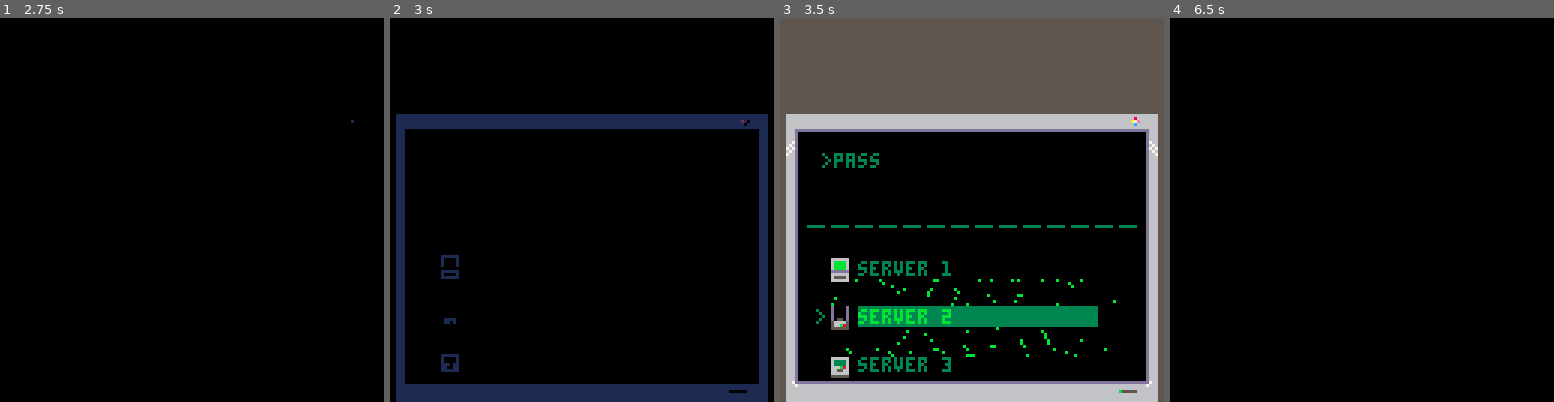
Above: before the commit, frames 1-4 (left to right).
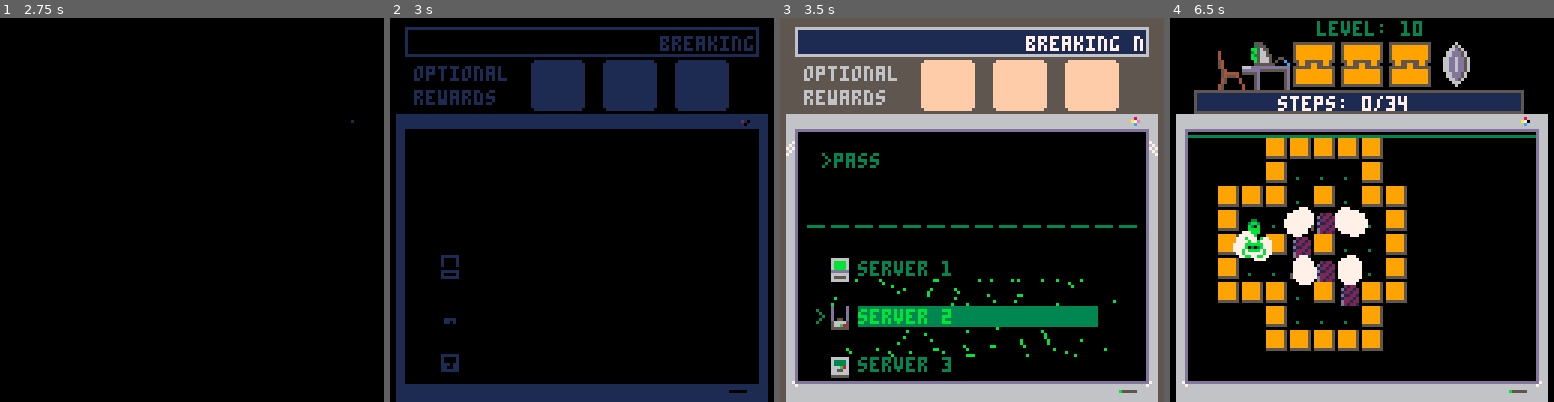
Above: after the commit, the same moments.

Repository: jacobneal65/sokovirus-pico8
Game: PICO-8 cartridge mysoko.p8
The game is run twice, just before and just after one commit, with the same random seed, the same clock (stepped at 60 frames per second) and the same inputs.
Inputs:
- Up to frame 1 (2.75 s): tap O (Z key) at 0.33, 0.7, 1.43, 2.22 s; tap X (X key) at 1.07, 2.07, 2.4, 2.73 s; hold Left 1.97-2.37 s; hold Down from 2.42 s (still down)
- Up to frame 2 (3 s): release Down at 2.82 s; hold Right from 2.87 s (still down)
- Up to frame 3 (3.5 s): keep holding Right; tap X (X key) at 3.07, 3.4 s; tap O (Z key) at 3.1 s
- Up to frame 4 (6.5 s): release Right at 3.53 s; hold Up 3.58-4.08 s; tap X (X key) every 0.33 s from 3.73 to 6.4 s; tap O (Z key) at 3.98, 4.87, 5.75 s; hold Right 4.13-4.53 s; hold Down 4.58-5.08 s; hold Left 5.13-5.8 s; hold Up 5.85-6.18 s; hold Left from 6.23 s (still down)

Frame 1 is identical in both runs. In frame 2, 8.5% of the frame differs, in the area x 3-97%, y 2-25%; in frame 3, 14%; in frame 4, 39%, in the area x 1-99%, y 0-100%.

Commit message:
Acheivement work

Diff:
--- a/mysoko.p8
+++ b/mysoko.p8
@@ -14,7 +14,7 @@
 	--screen shake variables
 	intensity = 0
 	shake_control = 2
-	ground_tile = 31
+	ground_tile = 49
 	goal_tile = 13
 	--game timer
 	t=0
@@ -35,6 +35,8 @@
 	--player pos per lvl
 	plx={19,37,59,73,87,106,6,22,41,54,69,86}
 	ply={9,10,12,7,10,9,25,22,22,25,21,21}
+
+	newstext = "breaking news: an unknown virus is sweeping the city. close your doors citizens!"
 
 	hubtext = {
 		{">password: **********",
@@ -72,8 +74,10 @@
 	lockpuff=0
 	locktimer=0
 	completedworlds={0,0,0}
-
-
+	acheivement={0,0,0}
+
+	steps={0,0,0,0,0,0,0,0,0,0,0,0}
+	optsteps={110,100,100,100,100,100,100,100,100,34,111,112}--optimal steps
 	slbx=nil --SLIDE BOX
 
 	--particles
@@ -90,8 +94,13 @@
 	blinkindex=1
 	menucountdown=-1
 	init_menu()
+	--used in wait function
 	wait_time=0
 	next_function=init_menu
+	coin_puff=false
+	show_coin=true
+	templvl=level
+	newsworks=true
 
 end
 
@@ -162,6 +170,27 @@
 	wait_time-=1
 
 end
+function upd_wait_level_end()
+	show_coin=false
+	if wait_time <=0 then
+		show_coin=true
+		init_hub()
+		fadeout(0.5)
+	end
+	wait_time-=1
+end
+
+function checkacheivement(world,start)
+	local give = true
+	for i = start,start+3 do
+		if steps[i]>optsteps[i] then
+			give = false
+		end
+	end
+	if give then
+		acheivement[world]=1
+	end
+end
 
 function upd_game()
 	btn_buffer()
@@ -171,16 +200,22 @@
 		if level%4 == 0 then--end of world
 			if level<5 then
 				completedworlds[1]=1
-				init_hub()
-				fadeout(0.5)
+				checkacheivement(1,1)
+				wait_time=30
+				_upd=upd_wait_level_end
+				coin_puff=true
 			elseif level<9 then
 				completedworlds[2]=1
-				init_hub()
-				fadeout(0.5)
+				checkacheivement(2,5)
+				wait_time=30
+				_upd=upd_wait_level_end
+				coin_puff=true
 			else
 				completedworlds[3]=1
-				init_hub()
-				fadeout(0.5)
+				checkacheivement(3,9)
+				wait_time=30
+				_upd=upd_wait_level_end
+				coin_puff=true
 			end
 		else
 			intensity += shake_control--set the camera to shake
@@ -320,18 +355,26 @@
 	add_ani(96,98,0,6,cam_x+3*8,cam_y+1*8,false)
 	--chord
 	add_ani(99,102,4,4,cam_x+4*8,cam_y+1*8,false)
-	--coin
-	add_grid(37,43,4,4,16*3+cam_x+5*8,cam_y+1*8,2,2)
 	--draw desk
 	sdrawgrid(45,cam_x+2*8,cam_y+1*8,3,2)
 	--lower bar
-	for x=0,15 do
-		drawspr(32,cam_x+x*8,cam_y+24,false)
-	end
+	rectfill2(cam_x+1*8,cam_y+24,13*8+6,8,5)
+	rectfill2(cam_x+1*8+1,cam_y+25,13*8+4,6,1)
+
+
+	if coin_puff then
+		particleshatter(16*3+cam_x+5*8+4,cam_y+1*8+4,{7,11,3})
+		particleshatter(16*3+cam_x+5*8+4,cam_y+1*8+4,{7,11,3})
+		particleshatter(16*3+cam_x+5*8+4,cam_y+1*8+4,{7,11,3})
+		coin_puff=false
+	end
+	if show_coin then--draw coin
+		add_grid(37,43,4,4,16*3+cam_x+5*8,cam_y+1*8,2,2)
+	end
+	drawgrids()--draw grid animations
 	drawparts()--particles
-	draw_bas_ani()
-	drawgrids()
 	drawlock()
+	draw_bas_ani()--draw non-grid animations
 end
 
 function drawbox(b)
@@ -385,7 +428,8 @@
 	rectfill2(cam_x+2,cam_y+126,16*8-4,2,6)--lower pc (prevent showing in shake)
 end
 function drawlvltitle()
-	print("level: "..level,cam_x+49,cam_y+1,3)
+	print("level: "..templvl,cam_x+49,cam_y+1,3)
+	print("steps: "..steps[templvl].."/"..optsteps[templvl],cam_x+36,cam_y+26,7)
 end
 
 --tool
@@ -445,6 +488,7 @@
 		end
 		p_wall=true
 	else
+		steps[level]+=1
 		--no wall or box
 		sfx(63)--walk sfx
 
@@ -541,6 +585,7 @@
 function restartlevel()
 	particlepuff(p_x*8,p_y*8,{7,11,3})
 	init_codeslide()
+	steps[level]=0
 end
 
 function init_codeslide()
@@ -642,7 +687,7 @@
 	if modlvl==0 then
 		lock={0,0,0}
 	end
-
+	templvl=level--set the temp level to the actual level
 		--set the state for the game
 	_upd=upd_game
 	_drw=drw_level
@@ -900,7 +945,6 @@
 
 function init_hub()
 
-	hub_shakex,hub_shakey=0,0
 	hubsel=0
 	hub_x, hub_y=0,8*(10+2*hubsel)
 	hub_oy=0
@@ -952,7 +996,7 @@
 
 function upd_wait_for_particle()
 	if #part <= 0 then
-		level=11-- (used for debuging)
+		level=10-- (used for debuging)
 		init_level()
 		fadeout()
 	end
@@ -995,13 +1039,43 @@
 	hubinput()
 end
 
+function txtscroll(txt,x,y,w,spd,c)
+	clip(x,y,w,5)--sets the clicking region of draw state
+	local len=#txt*4+w
+	local ox=(t/spd)%len
+	print(txt,x+w-ox,y,c)
+	clip()
+     end
+
 function drw_hub()
 	cls(5)
-	rectfill2(cam_x+1*8-2,cam_y+5*8-2,14*8+4,10*8+3,0)--pc background color
+
+	--news bar
+	rectfill2(1*8-3,3,14*8+6,10,6)
+	rectfill2(1*8-2,4,14*8+4,8,1)
+	if completedworlds[2]==1 then --break news server
+		print("bre0k1n8 n@w$: )(^$★+=_🐱🐱",1*8-2,6,7)
+	else
+		txtscroll(newstext,1*8-2,6,14*8+4,2,7)
+	end
+
+
+	print("optional",1*8,16,6)
+	print("rewards",1*8,24,6)
+	--Acheivements bar
+	for i=1,3 do
+		rrectfill2(((i-1)*3+6)*8-1,2*8-2,2*8+2,17,15)
+	end
+	--draw acheivement
+	for i=1,3 do
+		if acheivement[i]==1 then
+			sdrawgrid(70+i*2,((i-1)*3+6)*8,14,2,2)
+		end
+	end
+
+	rectfill2(1*8-2,5*8-2,14*8+4,10*8+3,0)--pc background color
 	map()
-	rectfill2(cam_x+2,cam_y+126,16*8-4,2,6)--lower pc (prevent showing in shake)
-	--draw coin
-	--add_grid(37,43,4,4,16*3+cam_x+5*8,cam_y+1*8,2,2)
+	rectfill2(2,126,16*8-4,2,6)--lower pc (prevent showing in shake)
 	--draw cursor
 	add_ani(2,3,3,10, 8,hub_y+hub_oy, false)
 
@@ -1019,7 +1093,7 @@
 
 		if completedworlds[i]==1 then
 			--draw server icon
-			drawspr(75+i,16,ys,false)
+			drawspr(28+i,16,ys,false)
 			--draw red cross
 			line(8*2,ys,8*3-1,ys+7,8)
 			line(8*3-1,ys,8*2,ys+7,8)
@@ -1027,7 +1101,7 @@
 			t=" [error 404]"
 		else
 			--draw bounce server icon
-			drawspr(75+i,16,ys+sin(time()),false)
+			drawspr(28+i,16,ys+sin(time()),false)
 		end
 
 
@@ -1093,6 +1167,7 @@
 		slbx.soy=-slbx.dy*8
 		slbx.ox,slbx.oy=slbx.sox,slbx.soy
 		sfx(62)--push sound
+		steps[level]+=1
 	end
 	p_t=0
 	_upd=upd_box_loop
@@ -1231,7 +1306,7 @@
 			1,--type
 			0,--radius
 			15,--age
-			{11}--,3,1}
+			col--,3,1}
 		)
 	end
 
@@ -1368,15 +1443,15 @@
 0000000000000000000000000000000000000000000000000000000000000000000000000000000000000000000000000000000000000000000000000000000000000000000000000000000000000000000000000000000000000000000000000000000000000000000000000000000000000000000000000000000000000000
 1213131313131313131313131313151400121313131313131313131313131315140012131313131313131313131313131514001213131313131313131313131313151400121313131313131313131313131315140012131313131313131313131313131514001213131313131313131313131313151400000000000000000000
 2300000000000000000000000000000400220000001010101010101010101000240022000000000000000000000000000024002200000000000000000000000000002400220000001010101010000000000000240022000000000000000000000000000024002200000000000000000000000000002400000000000000000000
-220000000000000000000000000000240022000000101f1f1f1f1f1f1f1f100024002200001010101010000000000000002400220000000010101010101000000000240022000000101f1f1f10101000000000240022000011111111111111110000000024002200000011111111111100000000002400000000000000000000
-220000000000000000000000000000240022000010101f1010101010101f10002400220000101f1f1f10100000000000002400220000000010161616101000000000240022000000101f101f1f1f10000000002400220011111f1f111f1f1f1100000000240022000000111f1f1f1f1111000000002400000000000000000000
-2201010101010101010101010101012400221010101f1f1010101f1f101f10002400221010101f10071f101010101010002400220000000010061f101f1000000000240022000000101f061f101f100000000024002211111f1f1f1f1f091f1100000000240022001111111f19111f1f11000000002400000000000000000000
-220000000000000000000000000000240022101f1f071f1f071f1f0717171000240022101f1f1f101f1f1f1f171717100024002200000000101f061f1f100000000024002200000010101006101f1000000000240022111f19191f11091f11110000000024002200111f1f190919111f11000000002400000000000000000000
-2200000000000000000000000000002400221010101f1f10101f1f1f10101000240022101f1f1f071f07101f101010100024002200000000101f1f061f100000000024002200000010101f1f061f1000000000240022111f191f111f091f1f111111110024002200111f190909091f1f11000000002400000000000000000000
-220000000000000000000000000000240022101010101010101f1f1f1f1710002400221010101010101f1f1f1000000000240022000000001010101f1f100000000024002200000000101f1f1f100000000000240022111f1911111f1f111f1f1f1f1100240022001111111f111f1f1111000000002400000000000000000000
-22000000000000000000000000000024002200000000000010101010101010002400220000000000101010101000000000240022000000000000101f1f1000000000240022000000001010101f10000000000024002211111111111f1f1f1f1f091f1100240022000000111f1f1f111100000000002400000000000000000000
-2200000000000000000000000000002400220000000000000000000000000000240022000000000000000000000000000024002200000000000010101010000000002400220000000000101f161f100000000024002200000000111f1f1111111111110024002200000011111111110000000000002400000000000000000000
-2200000000000000000000000000002400220000000000000000000000000000240022000000000000000000000000000024002200000000000000000000000000002400220000000000101f16161000000000240022000000001111111100000000000024002200000000000000000000000000002400000000000000000000
+2200000000000000000000000000002400220000001031313131313131311000240022000010101010100000000000000024002200000000101010101010000000002400220000001031313110101000000000240022000011111111111111110000000024002200000011111111111100000000002400000000000000000000
+2200000000000000000000000000002400220000101031101010101010311000240022000010313131101000000000000024002200000000101616161010000000002400220000001031103131311000000000240022001111313111313131110000000024002200000011313131311111000000002400000000000000000000
+2201010101010101010101010101012400221010103131101010313110311000240022101010311007311010101010100024002200000000100631103110000000002400220000001031063110311000000000240022111131313131310931110000000024002200111111311911313111000000002400000000000000000000
+2200000000000000000000000000002400221031310731310731310717171000240022103131311031313131171717100024002200000000103106313110000000002400220000001010100610311000000000240022113119193111093111110000000024002200113131190919113111000000002400000000000000000000
+2200000000000000000000000000002400221010103131101031313110101000240022103131310731071031101010100024002200000000103131063110000000002400220000001010313106311000000000240022113119311131093131111111110024002200113119090909313111000000002400000000000000000000
+2200000000000000000000000000002400221010101010101031313131171000240022101010101010313131100000000024002200000000101010313110000000002400220000000010313131100000000000240022113119111131311131313131110024002200111111311131311111000000002400000000000000000000
+2200000000000000000000000000002400220000000000001010101010101000240022000000000010101010100000000024002200000000000010313110000000002400220000000010101031100000000000240022111111111131313131310931110024002200000011313131111100000000002400000000000000000000
+2200000000000000000000000000002400220000000000000000000000000000240022000000000000000000000000000024002200000000000010101010000000002400220000000000103116311000000000240022000000001131311111111111110024002200000011111111110000000000002400000000000000000000
+2200000000000000000000000000002400220000000000000000000000000000240022000000000000000000000000000024002200000000000000000000000000002400220000000000103116161000000000240022000000001111111100000000000024002200000000000000000000000000002400000000000000000000
 3233333333333333333333333333053400323333333333333333333333333305340032333333333333333333333333330534003233333333333333333333333333053400323333333333333333333333333305340032333333333333333333333333333334003233333333333333333333333333053400000000000000000000
 0000000000000000000000000000000000000000000000000000000000000000000000000000000000000000000000000000000000000000000000000000000000000000000000000000000000000000000000000000000000000000000000000000000000000000000000000000000000000000000000000000000000000000
 0000000000000000000000000000000000000000000000000000000000000000000000000000000000000000000000000000000000000000000000000000000000000000000000000000000000000000000000000000000000000000000000000000000000000000000000000000000000000000000000000000000000000000
@@ -1384,14 +1459,14 @@
 0000000000000000000000000000000000000000000000000000000000000000000000000000000000000000000000000000000000000000000000000000000000000000000000000000000000000000000000000000000000000000000000000000000000000000000000000000000000000000000000000000000000000000
 1213131313131313131313131313151400121313131313131313131313131315140012131313131313131313131313131514001213131313131313131313131313151400121313131313131313131313131315140012131313131313131313131313131514001213131313131313131313131313151400000000000000000000
 2200000000001111111111000000002400220000001111111111111100000000240022000030303030303000000000000024002200000030303030300000000000002400220000000000100010000000000000240022000000000010000010100000000024002200000000000000000000000000002400000000000000000000
-220000000000111f1f1f1100000000240022000000111f1f1f1f1f11110000002400220000301f1f1f1f30000000000000240022000000301f1f1f300000000000002400220b000000001000000000000000002400220c0000000010000000000000000024002200000000000000000000000000002400000000000000000000
-220000001111111f081f1100000000240022000000111f081808181f110000002400220000301f30301a30303030000000240022003030301f301f303000000000002400221b000000001000000000000000002400221c0000000010000000000000000024002200000000000000000000000000002400000000000000000000
-22000000111f1f1f081f1100000000240022000000111f180818081f110000002400220000301f1f1f0a1f1f1f3000000024002200301f1f0a1a0a1f3000000000002400220000000000100000000000000000240022000000000010000000000000000024002200000000000000000000000000002400000000000000000000
-22000000111f1f1f081f1100000000240022000000111f081808181f110000002400220000303030301a30301f3000000024002200301f301a301f1f3000000000002400220000000000100000000000000000240022000000000010000000000000000024002200000000000000000000000000002400000000000000000000
-220000001111111f18111100000000240022000000111f180818081f110000002400220000301f1f1f0a1f1f1f3000000024002200301f1f0a1a0a1f3000000000002400220000000000000000000000000000240022000000000000000000000000000024002200000000000000000000000000002400000000000000000000
-220000000000111f1811000000000024002200000011111111111111110000002400220000301f30301a30303030000000240022003030301f301a303000000000002400220000000000000000000000000000240022000000000000000000000000000024002200000000000000000000000000002400000000000000000000
-220000000000111f1811000000000024002200000000000000000000000000002400220000301f1f1f0a1f1f3000000000240022000000301f1f1f300000000000002400220000000000000000000000000000240022000000000000000000000000000024002200000000000000000000000000002400000000000000000000
-22000000000011111111000000000024002200000000000000000000000000002400220000303030301f1f1f300000000024002200000030303030300000000000002400220000000000000000000000000000240022000000000000000000000000000024002200000000000000000000000000002400000000000000000000
+2200000000001131313111000000002400220000001131313131311111000000240022000030313131313000000000000024002200000030313131300000000000002400220b000000001000000000000000002400220c0000000010000000000000000024002200000000000000000000000000002400000000000000000000
+22000000111111310831110000000024002200000011310818081831110000002400220000303130301a3030303000000024002200303030313031303000000000002400221b000000001000000000000000002400221c0000000010000000000000000024002200000000000000000000000000002400000000000000000000
+22000000113131310831110000000024002200000011311808180831110000002400220000303131310a31313130000000240022003031310a1a0a313000000000002400220000000000100000000000000000240022000000000010000000000000000024002200000000000000000000000000002400000000000000000000
+22000000113131310831110000000024002200000011310818081831110000002400220000303030301a30303130000000240022003031301a3031313000000000002400220000000000100000000000000000240022000000000010000000000000000024002200000000000000000000000000002400000000000000000000
+22000000111111311811110000000024002200000011311808180831110000002400220000303131310a31313130000000240022003031310a1a0a313000000000002400220000000000000000000000000000240022000000000000000000000000000024002200000000000000000000000000002400000000000000000000
+22000000000011311811000000000024002200000011111111111111110000002400220000303130301a303030300000002400220030303031301a303000000000002400220000000000000000000000000000240022000000000000000000000000000024002200000000000000000000000000002400000000000000000000
+22000000000011311811000000000024002200000000000000000000000000002400220000303131310a3131300000000024002200000030313131300000000000002400220000000000000000000000000000240022000000000000000000000000000024002200000000000000000000000000002400000000000000000000
+2200000000001111111100000000002400220000000000000000000000000000240022000030303030313131300000000024002200000030303030300000000000002400220000000000000000000000000000240022000000000000000000000000000024002200000000000000000000000000002400000000000000000000
 2200000000000000000000000000002400220000000000000000000000000000240022000000000030303030300000000024002200000000000000000000000000002400220000000000000000000000000000240022000000000000000000000000000024002200000000000000000000000000002400000000000000000000
 3233333333333333333333333333053400323333333333333333333333333305340032333333333333333333333333330534003233333333333333333333333333053400323333333333333333333333333305340032333333333333333333333333330534003233333333333333333333333333053400000000000000000000
 
Not shown, changed: 47 lines of the sprite sheet (__gfx__) section of mysoko.p8
